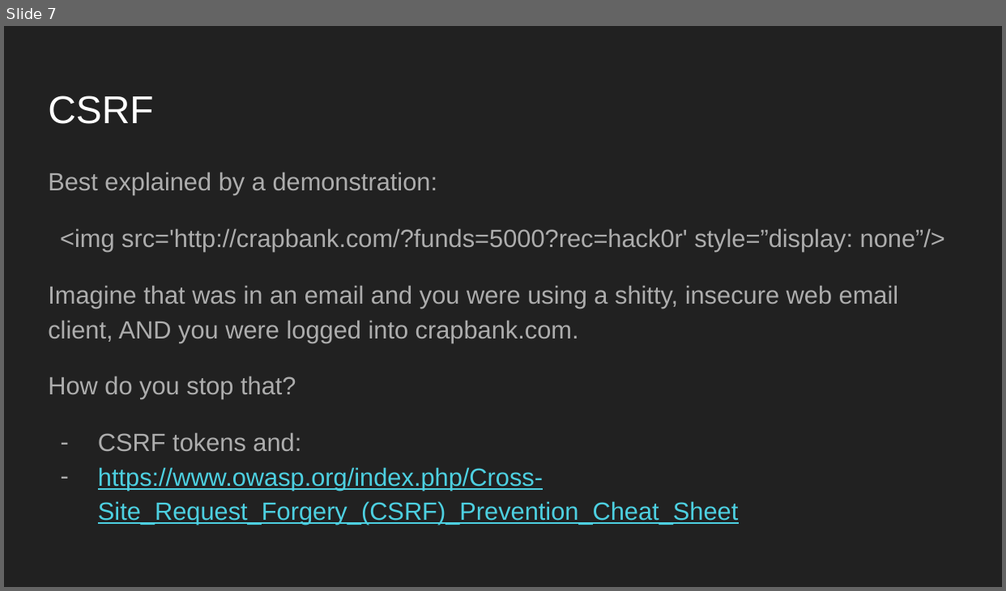
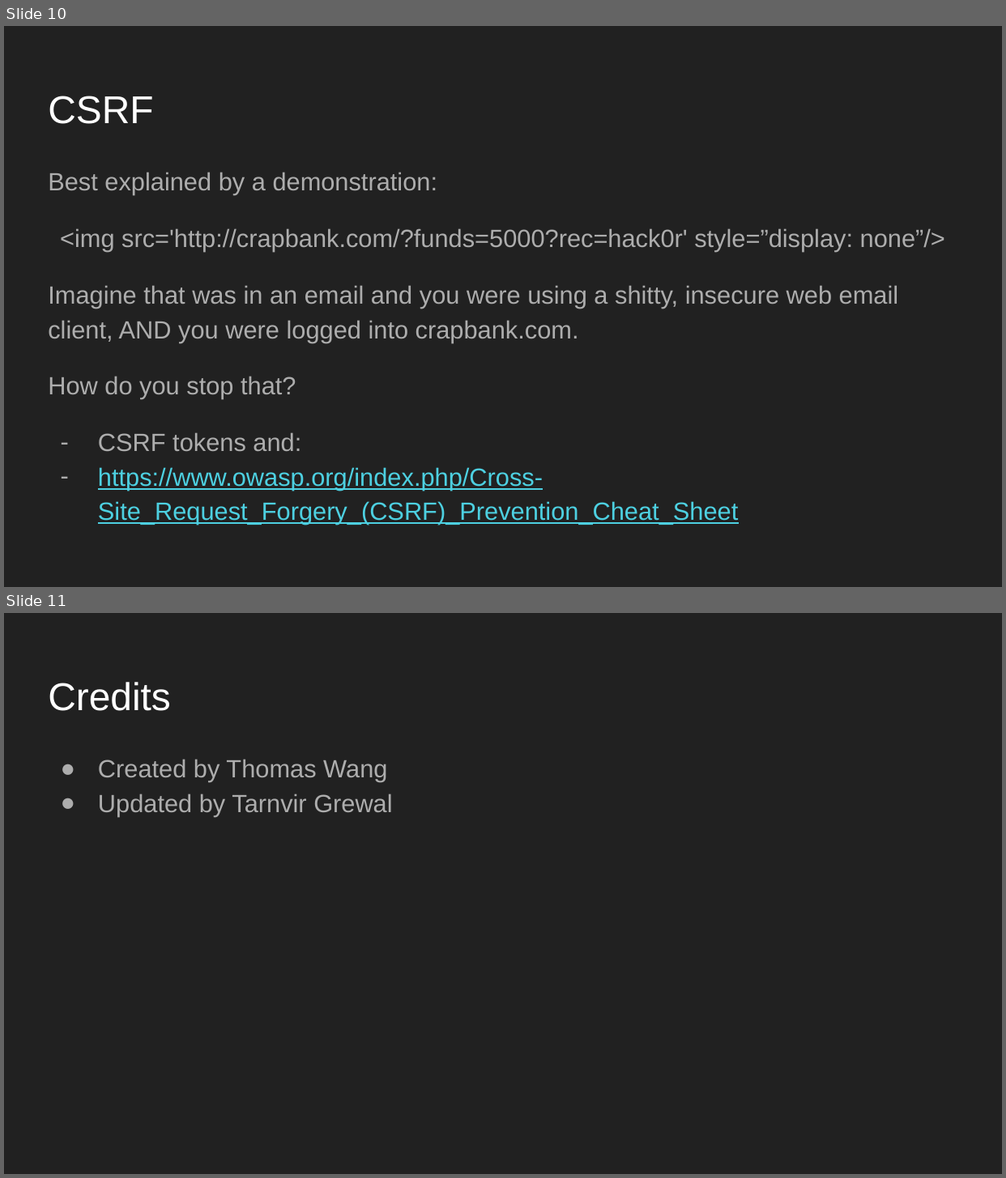
Before and after one commit to umisc/workshops, a slide deck: Workshop_4/Session 4_ XSS and CSRF.pptx. Shown one above the other, each under a label of ours: slide 7 before the commit, slides 10 and 11 after it. The pictures are 1006x591 and 1006x1178 pixels, drawn with LibreOffice and Linux fonts; fonts in the diff are those of the drawing. Boxes give left, top, right and bottom in pixels: in the first picture for what was removed or moved away, otherwise in the second. Text is boxed around its words. In the diff, an @@ line names an element or a change of style, - is before the commit and + after.

```diff
--- a/Workshop_4/Session 4_ XSS and CSRF.pptx
+++ b/Workshop_4/Session 4_ XSS and CSRF.pptx
@@ slide 11 added at box(4, 613, 1002, 1174), background #212121 @@
@@ title added at box(48, 682, 171, 711), 28 pt, text #FFFFFF @@
+Credits
@@ text added at box(98, 759, 392, 817), 18 pt, text #ADADAD @@
+● Created by Thomas Wang
+● Updated by Tarnvir Grewal
@@ what was slide 7 is now slide 10 @@
```
Also in this commit, not shown: 2 slides changed, 2 slides removed.
